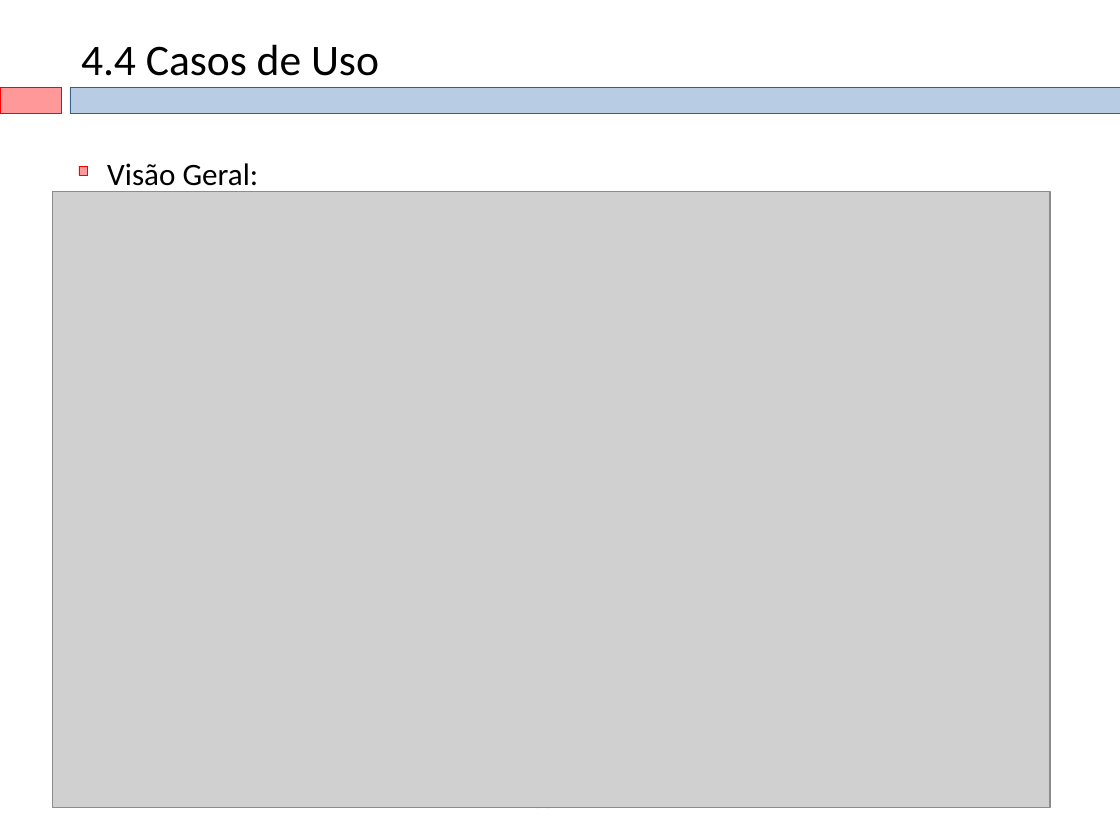
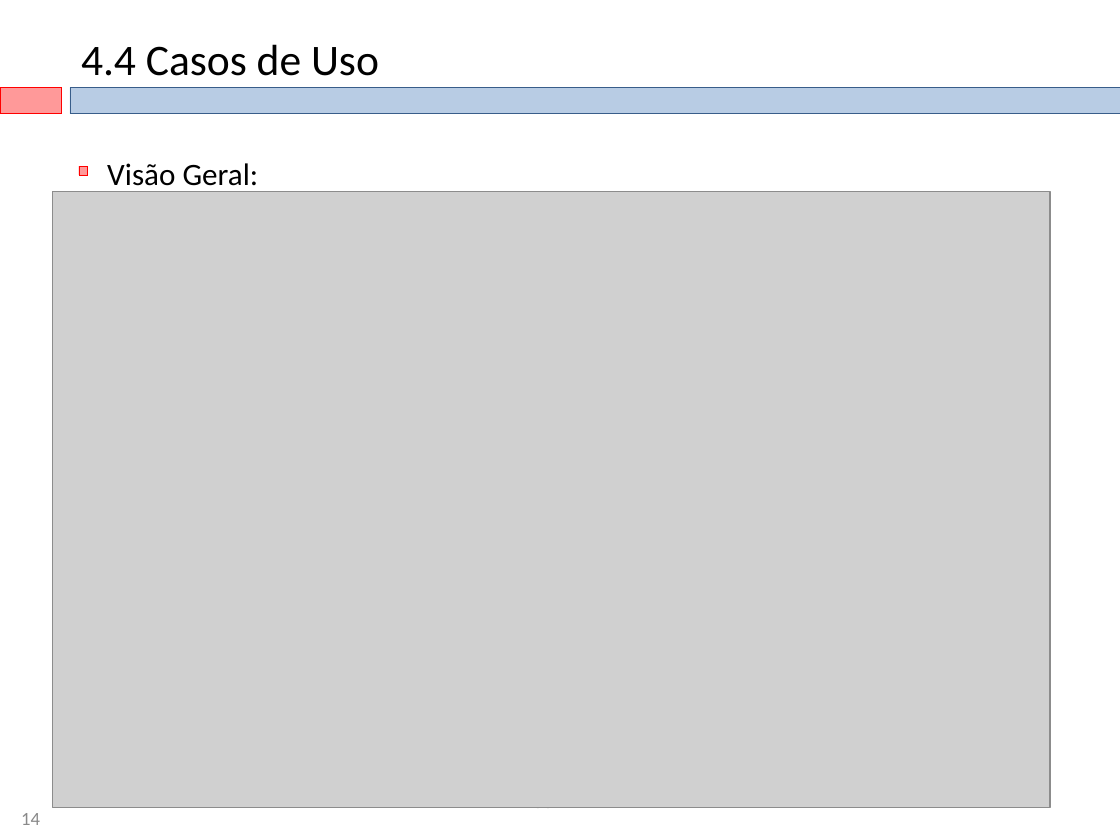
Before and after one commit to eduardoabreubg/sctmf, a slide deck: slide 14 of sctmf/documentation/SCTMF-Final_20071201.ppt. Drawn at 1120x840 pixels with LibreOffice and Linux fonts; fonts in the diff are those of the drawing; grey boxes stand for pictures; background and template pictures are left out. Boxes give left, top, right and bottom in pixels: in the first picture for what was removed or moved away, otherwise in the second. Text is boxed around its words. In the diff, an @@ line names an element or a change of style, - is before the commit and + after.

```diff
--- a/sctmf/documentation/SCTMF-Final_20071201.ppt
+++ b/sctmf/documentation/SCTMF-Final_20071201.ppt
@@ text added at <box>21,813,40,825</box>, 12 pt, text #898989 @@
+14
```
Also in this commit, not shown: 18 other slides changed, 2 slides added.
